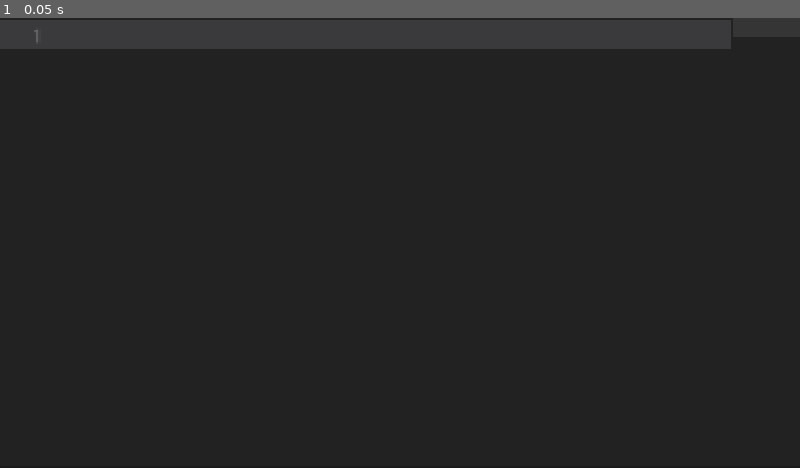
Above: before the commit, frame 1.
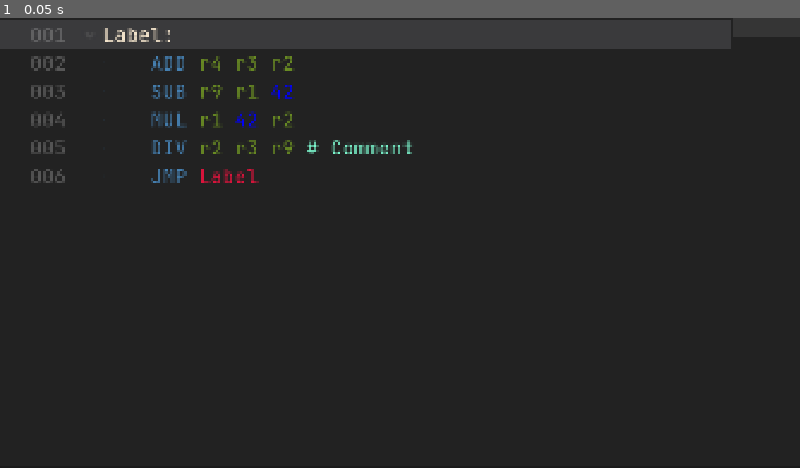
Above: after the commit, the same moment.

Repository: donmegamuffin/ASM
Game: Godot game, scene res://scenes/code_editor.tscn
Two runs of this game, one before a commit and one after it. Both use one fixed random seed, a clock stepped at 60 frames per second and the inputs below.
Inputs:
- Up to frame 1 (0.05 s): no input

The runs differ from the first frame. In frame 1, 1.5% of the frame differs, in the area x 3-52%, y 2-37%.

Commit message:
New instruction parser

Diff:
--- a/project.godot
+++ b/project.godot
@@ -36,3 +36,6 @@
 [rendering]
 
 rendering_device/driver.windows="d3d12"
+anti_aliasing/quality/msaa_2d=2
+anti_aliasing/quality/msaa_3d=2
+anti_aliasing/quality/use_debanding=true
--- a/scenes/code_editor.tscn
+++ b/scenes/code_editor.tscn
@@ -1,7 +1,9 @@
 [gd_scene format=3 uid="uid://be7uqiweqr7mw"]
 
-[ext_resource type="Script" uid="uid://dn0186qo0a6js" path="res://scripts/code_editor.gd" id="1_q0psu"]
-[ext_resource type="Script" uid="uid://ckasmbru56no2" path="res://scripts/syntax_highlighter.gd" id="2_i4sis"]
+[ext_resource type="Script" uid="uid://dn0186qo0a6js" path="res://scripts/code_editor/main_panel.gd" id="1_q0psu"]
+[ext_resource type="Script" uid="uid://ckasmbru56no2" path="res://scripts/code_editor/syntax_highlighter.gd" id="2_i4sis"]
+[ext_resource type="FontFile" uid="uid://b3o5431r5xjjs" path="res://assets/fonts/JetBrainsMono-Regular.ttf" id="2_xqpb2"]
+[ext_resource type="Script" uid="uid://2scbcltm7a5f" path="res://scripts/code_editor/code_edit.gd" id="4_cctyv"]
 
 [sub_resource type="CodeHighlighter" id="CodeHighlighter_xqpb2"]
 script = ExtResource("2_i4sis")
@@ -32,7 +34,15 @@
 anchor_bottom = 1.0
 grow_horizontal = 2
 grow_vertical = 2
+theme_override_colors/font_selected_color = Color(0, 0, 0, 0)
+theme_override_fonts/font = ExtResource("2_xqpb2")
 theme_override_font_sizes/font_size = 48
+text = "Label:
+	ADD r4 r3 r2
+	SUB r9 r1 42
+	MUL r1 42 r2
+	DIV r2 r3 r9 # Comment
+	JMP Label"
 scroll_smooth = true
 minimap_draw = true
 minimap_width = 160
@@ -54,3 +64,7 @@
 indent_automatic = true
 auto_brace_completion_enabled = true
 auto_brace_completion_highlight_matching = true
+script = ExtResource("4_cctyv")
+
+[connection signal="breakpoint_toggled" from="Panel/CodeEdit" to="." method="_on_code_edit_breakpoint_toggled"]
+[connection signal="text_changed" from="Panel/CodeEdit" to="Panel/CodeEdit" method="_on_text_changed"]
--- /dev/null
+++ b/scenes/levels/level_testzone.tscn
@@ -0,0 +1,48 @@
+[gd_scene format=3 uid="uid://c5mrhvtw3yftx"]
+
+[sub_resource type="ProceduralSkyMaterial" id="ProceduralSkyMaterial_3mvui"]
+sky_top_color = Color(0.269568, 0.3267538, 0.40295336, 1)
+sky_horizon_color = Color(0.5282585, 0.53480494, 0.5448549, 1)
+ground_horizon_color = Color(0.5282585, 0.53480494, 0.5448549, 1)
+
+[sub_resource type="Sky" id="Sky_iqhr0"]
+sky_material = SubResource("ProceduralSkyMaterial_3mvui")
+
+[sub_resource type="Environment" id="Environment_py2vk"]
+background_mode = 2
+sky = SubResource("Sky_iqhr0")
+ssao_enabled = true
+sdfgi_enabled = true
+volumetric_fog_enabled = true
+volumetric_fog_density = 0.0085
+volumetric_fog_albedo = Color(0.76113594, 0.14159077, 0.3401265, 1)
+volumetric_fog_anisotropy = -0.6
+
+[node name="Node3D" type="Node3D" unique_id=745303866]
+
+[node name="Geometry" type="Node3D" parent="." unique_id=516635615]
+
+[node name="CSGBox3D" type="CSGBox3D" parent="Geometry" unique_id=1375181241]
+transform = Transform3D(1, 0, 0, 0, 1, 0, 0, 0, 1, 0, -0.25, 0)
+size = Vector3(16, 0.5, 16)
+
+[node name="CSGBox3D4" type="CSGBox3D" parent="Geometry" unique_id=1716555039]
+transform = Transform3D(1, 0, 0, 0, 1, 0, 0, 0, 0.99999994, -9.536743e-07, 0.9500001, 7.75)
+size = Vector3(15, 2, 0.5)
+
+[node name="CSGBox3D5" type="CSGBox3D" parent="Geometry" unique_id=1286819849]
+transform = Transform3D(1, 0, 0, 0, 1, 0, 0, 0, 1, 0, 0.95000005, -7.75)
+size = Vector3(15, 2, 0.5)
+
+[node name="CSGBox3D2" type="CSGBox3D" parent="Geometry" unique_id=1708481894]
+transform = Transform3D(1, 0, 0, 0, 1, 0, 0, 0, 1, -7.75, 0.95, 0)
+size = Vector3(0.5, 2, 16)
+
+[node name="CSGBox3D3" type="CSGBox3D" parent="Geometry" unique_id=379006480]
+transform = Transform3D(1, 0, 0, 0, 1, 0, 0, 0, 1, 7.75, 0.95, 0)
+size = Vector3(0.5, 2, 16)
+
+[node name="Lighting" type="Node3D" parent="." unique_id=1314031237]
+
+[node name="WorldEnvironment" type="WorldEnvironment" parent="Lighting" unique_id=733512359]
+environment = SubResource("Environment_py2vk")
--- a/scripts/code_editor.gd
+++ /dev/null
@@ -1,8 +0,0 @@
-extends Control
-
-func _ready() -> void:
-	print(ASMInstructions.EInstruction.MAX)
-	var code: ASMCompiler.Program = ASMCompiler.compile(%CodeEdit.text)
-	print(type_string(typeof(code)))
-	for line in code.instructions:
-		print(line)
--- /dev/null
+++ b/scripts/code_editor/code_edit.gd
@@ -0,0 +1,14 @@
+extends CodeEdit
+
+func _ready() -> void:
+	set_code_completion_prefixes(["S"])
+	add_code_completion_option(CodeEdit.KIND_VARIABLE,"Sugmaballs","lmao_Gottem")
+	update_code_completion_options(true)
+	request_code_completion(true)
+
+
+
+
+func _on_text_changed() -> void:
+	request_code_completion(true)
+	get_code_completion_options()
--- /dev/null
+++ b/scripts/code_editor/main_panel.gd
@@ -0,0 +1,17 @@
+extends Control
+
+func _ready() -> void:
+	print(ASMInstructions.EInstruction.MAX)
+	#var code: ASMCompiler.Program = ASMCompiler.compile(%CodeEdit.text)
+	#print(type_string(typeof(code)))
+	#for line in code.instructions:
+	#	print(line)
+
+
+
+
+func _on_code_edit_breakpoint_toggled(_line: int) -> void:
+	var code: ASMCompiler.Program = ASMCompiler.compile(%CodeEdit.text)
+	print(type_string(typeof(code)))
+	for inst in code.instructions:
+		print(inst)
--- a/scripts/globals/Assembly/compiler.gd
+++ b/scripts/globals/Assembly/compiler.gd
@@ -2,7 +2,7 @@
 
 class Program:
 	var instructions: Array = []
-	func _init(_instructions: Array):
+	func _init(_instructions: Array = []):
 		instructions = _instructions
 
 
@@ -13,51 +13,114 @@
 		return int(token)
 	return token
 
+func _compile_instruction_line(line: Array[String], label_table: Dictionary)->Array:
+	# Assumes line split with no whitespace, with perfectly split such
+	# any number of args, but everything past a # can contain whitespace and is
+	# always treated as a comment. The line should have structure such as
+	# [ op string, arg1, arg2, arg3, comment ]  with variable args and optional
+	# comment. The args will dictate whether we use the raw version of an
+	# instruction, or the alternative immediate versions (suffix ir or rr)
+
+	# Will return whether there has been an error, and the output results.
+
+	# First things first, let's identify how many things there are, and what
+	# "type" are they (instruction, register, immediate, comment, label)
+	var bHasParsingError: bool = false
+	var optypes: Array = []
+	var i: int = 0
+	for operand: String in line:
+		if i == 0 and len(operand)==3:
+			if operand in ASMInstructions.instruction_map.keys():
+				optypes.append(ASMInstructions.EOperandType.INSTRUCTION)
+			else: # Unknown OP
+				optypes.append(ASMInstructions.EOperandType.UNKNOWN)
+		elif operand[0] == "r":
+			optypes.append(ASMInstructions.EOperandType.REGISTER)
+		elif operand.is_valid_int():
+			optypes.append(ASMInstructions.EOperandType.IMMEDIATE)
+		elif operand[0] == "#":
+			optypes.append(ASMInstructions.EOperandType.COMMENT)
+		elif operand in label_table.keys():
+			optypes.append(ASMInstructions.EOperandType.LABEL)
+		else:
+			optypes.append(ASMInstructions.EOperandType.UNKNOWN)
+			bHasParsingError = true
+		i+=1
+
+	# Then we'll check to make sure we're using the right "flavour" of
+	# instruction. Under the hood, ADD will be replaced with ADDir or ADDri if
+	# and immediate is found instead of a register.
+	if len(line) >= 4:
+		# Normal rr instruction
+		if optypes[2] == ASMInstructions.EOperandType.REGISTER and \
+		optypes[3] == ASMInstructions.EOperandType.REGISTER:
+			pass
+		# ri instruction
+		elif optypes[2] == ASMInstructions.EOperandType.REGISTER and \
+		optypes[3] == ASMInstructions.EOperandType.IMMEDIATE:
+			line[0] = line[0]+"ri"
+		# ir instruction
+		elif optypes[2] == ASMInstructions.EOperandType.IMMEDIATE and \
+		optypes[3] == ASMInstructions.EOperandType.REGISTER:
+			line[0] = line[0]+"ir"
+
+	# Now we finally compile the instructions for return. These will be all
+	# integers in the final instruction like [5, 2, 3, 7] which under the hood
+	# will get converted to ["SUBri", "r2", "r3", 7] for processing because
+	# types are inferred from the instruction.
+	var compiled_instruction_line = []
+	for idx in range(len(line)):
+		match optypes[idx]:
+			ASMInstructions.EOperandType.INSTRUCTION:
+				compiled_instruction_line.append(ASMInstructions.instruction_map[line[idx]])
+			ASMInstructions.EOperandType.REGISTER:
+				compiled_instruction_line.append(ASMInstructions.register_map[line[idx]])
+			ASMInstructions.EOperandType.IMMEDIATE:
+				compiled_instruction_line.append(int(line[idx]))
+			ASMInstructions.EOperandType.LABEL:
+				if line[idx] in label_table.keys():
+					compiled_instruction_line.append(label_table[line[idx]])
+				else:
+					compiled_instruction_line.append(null)
+					bHasParsingError = true
+			_:
+				continue
+	return [bHasParsingError,compiled_instruction_line]
+
 func compile(source: String) -> Program:
+	# Basically just strip all the whitespace
 	var raw_lines: Array = source.replace("\r\n", "\n").replace("\r", "\n").split("\n")
 	var cleaned_lines: Array[String] = []
 
+	# Remove comments
 	for raw in raw_lines:
 		var line = raw.get_slice("#",0).dedent()
 		if line:
 			cleaned_lines.append(line)
 
+	# We need to setup our outputs and a map for us to map the label locations
+	# in the final step of replacing labels with position indices
 	var instructions = []
-	var label_table: Dictionary[String, int] = {}
+	var label_table = {}
 
-	var next_ip = 0
+	var instruction_idx = 0
 	for line in cleaned_lines:
-		if line.rstrip(" ")[-1]==":":
-			var label = line.dedent()
-			label_table[label] = next_ip
+		if line.rstrip(" \n")[-1]==":":
+			var label = line.dedent().rstrip(":")
+			label_table[label] = instruction_idx
 			continue
-		next_ip += 1
+		instruction_idx += 1
 #
 	for line in cleaned_lines:
-		if line[-1] == ":":
+		# Skip if line is empty or a label
+		if line[-1] == ":" or len(line)==0:
 			continue
+		var result = _compile_instruction_line(line.split(" ",false), label_table)
+		var bHasError: bool = result[0]
+		var instruction_line = result[1]
 
-		var parts = line.split(" ")
-		var opcode_str = parts[0]
-		var arg_tokens = parts.slice(1)
-
-		var opcode := ASMInstructions.EInstruction.NOP
-		if opcode_str in ASMInstructions.instruction_map.keys():
-			opcode = ASMInstructions.instruction_map[opcode_str]
-		else:
-			print("Oopsiepoopsie!")
-		var coerced_args = []
-		for tok in arg_tokens:
-			coerced_args.append(_coerce(tok))
-
-		# Resolve label strings to integer addresses
-		var resolved_args = []
-		for arg in coerced_args:
-			if arg is String and arg in label_table:
-				resolved_args.append(label_table[arg])
-			else:
-				resolved_args.append(arg)
-
-		instructions.append([opcode, resolved_args])
+		if bHasError:
+			return Program.new()
+		instructions.append(instruction_line)
 
 	return Program.new(instructions)
--- a/scripts/globals/Assembly/instructions.gd
+++ b/scripts/globals/Assembly/instructions.gd
@@ -50,22 +50,29 @@
 	LBL,
 	NOP,}
 
+enum EOperandType{
+	INSTRUCTION,
+	REGISTER,
+	IMMEDIATE,
+	LABEL,
+	COMMENT,
+	UNKNOWN,}
+
 enum ERegister{
-	r00,
-	r01,
-	r02,
-	r03,
-	r04,
-	r05,
-	r08,
-	r09,
-	r0A,
-	r0B,
-	r0C,
-	r0D,
-	r0E,
-	r0F,
-	r10,}
+	r0,
+	r1,
+	r2,
+	r3,
+	r4,
+	r5,
+	r8,
+	r9,
+	rA,
+	rB,
+	rC,
+	rD,
+	rE,
+	rF,}
 
 var instruction_map: Dictionary = {
 	"ADD"	: self.EInstruction.ADD,
@@ -118,18 +125,17 @@
 	"NOP"	: self.EInstruction.NOP,}
 
 var register_map: Dictionary = {
-	"r00":self.ERegister.r00,
-	"r01":self.ERegister.r01,
-	"r02":self.ERegister.r02,
-	"r03":self.ERegister.r03,
-	"r04":self.ERegister.r04,
-	"r05":self.ERegister.r05,
-	"r08":self.ERegister.r08,
-	"r09":self.ERegister.r09,
-	"r0A":self.ERegister.r0A,
-	"r0B":self.ERegister.r0B,
-	"r0C":self.ERegister.r0C,
-	"r0D":self.ERegister.r0D,
-	"r0E":self.ERegister.r0E,
-	"r0F":self.ERegister.r0F,
-	"r10":self.ERegister.r10,}
+	"r0":self.ERegister.r0,
+	"r1":self.ERegister.r1,
+	"r2":self.ERegister.r2,
+	"r3":self.ERegister.r3,
+	"r4":self.ERegister.r4,
+	"r5":self.ERegister.r5,
+	"r8":self.ERegister.r8,
+	"r9":self.ERegister.r9,
+	"rA":self.ERegister.rA,
+	"rB":self.ERegister.rB,
+	"rC":self.ERegister.rC,
+	"rD":self.ERegister.rD,
+	"rE":self.ERegister.rE,
+	"rF":self.ERegister.rF,}
Not shown, added: scripts/code_editor/code_edit.gd.uid
Renamed: scripts/code_editor.gd.uid -> scripts/code_editor/main_panel.gd.uid
Renamed: scripts/syntax_highlighter.gd -> scripts/code_editor/syntax_highlighter.gd
Renamed: scripts/syntax_highlighter.gd.uid -> scripts/code_editor/syntax_highlighter.gd.uid
